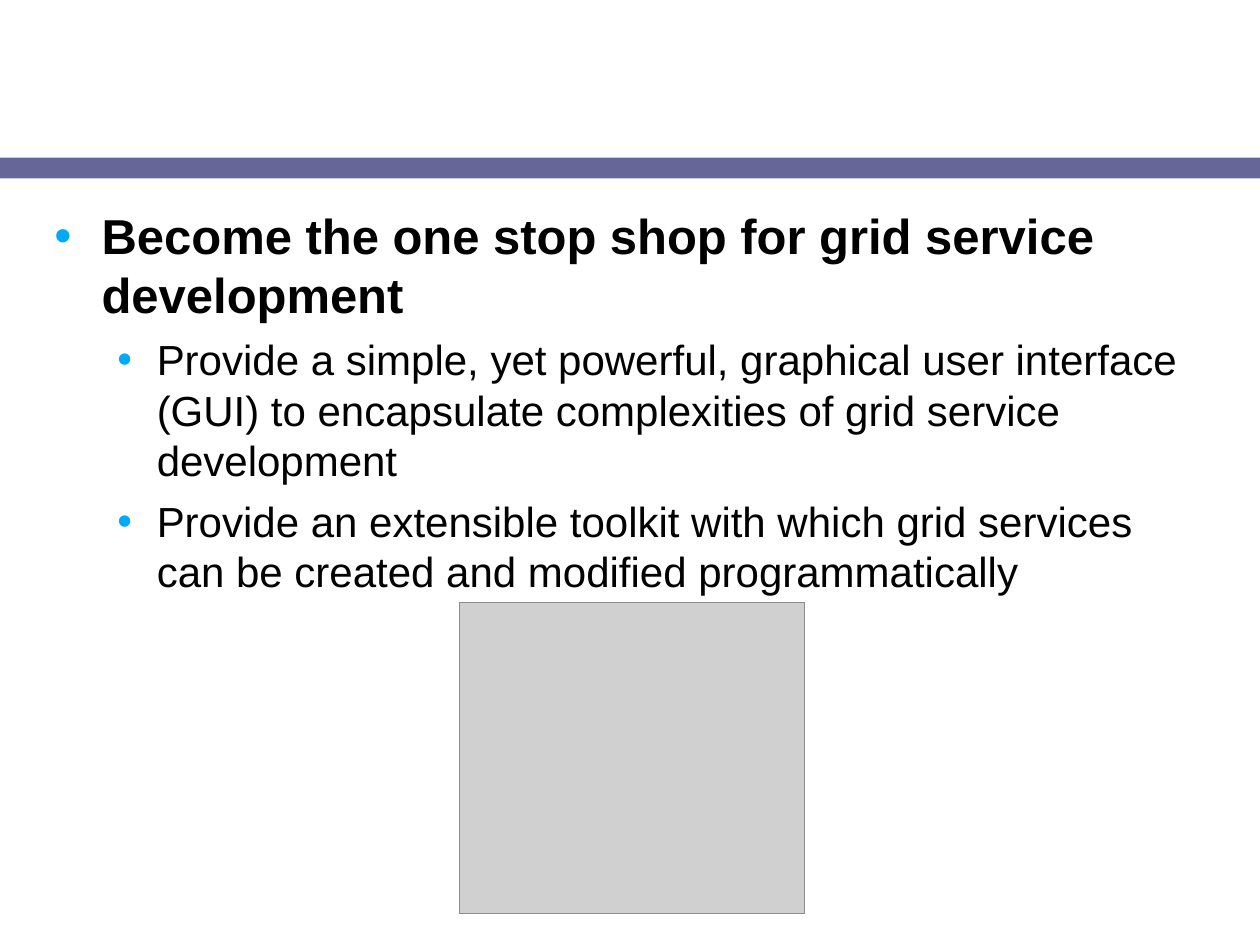
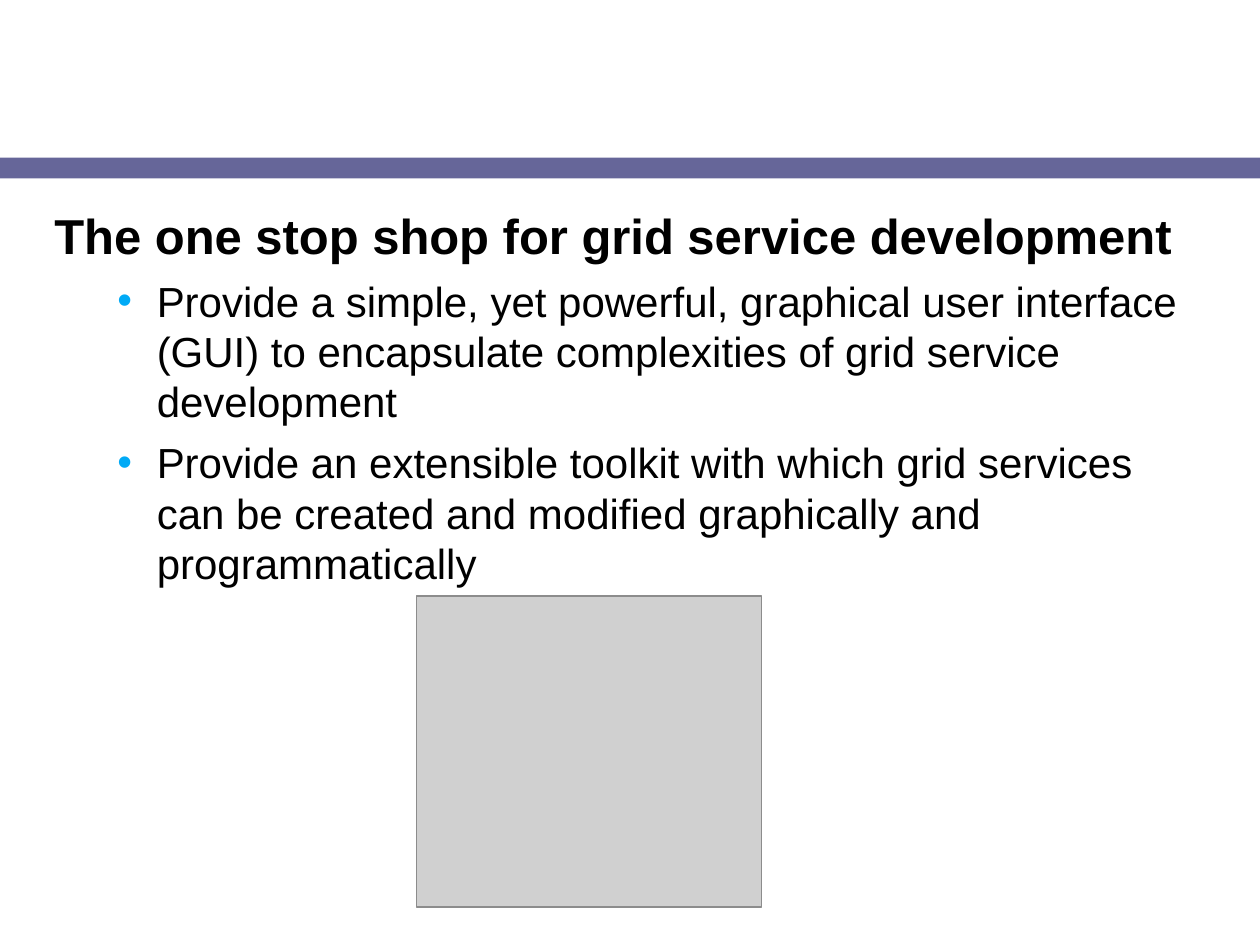
Before and after one commit to NCIP/cagrid-docs, a slide deck: slide 2 of presentations/2008_AnnualMeeting/breakouts/caGrid_Introduce.ppt. Drawn at 1260x945 pixels with LibreOffice and Linux fonts; fonts in the diff are those of the drawing; grey boxes stand for pictures; background and template pictures are left out. Boxes give left, top, right and bottom in pixels: in the first picture for what was removed or moved away, otherwise in the second. Text is boxed around its words. In the diff, an @@ line names an element or a change of style, - is before the commit and + after.

```diff
--- a/presentations/2008_AnnualMeeting/breakouts/caGrid_Introduce.ppt
+++ b/presentations/2008_AnnualMeeting/breakouts/caGrid_Introduce.ppt
@@ text at (x1=54, y1=218, x2=1172, y2=264): text changed @@
-• Become the one stop shop for grid service development
+The one stop shop for grid service development
@@ text at (x1=157, y1=447, x2=1132, y2=588): text changed @@
-  • Provide an extensible toolkit with which grid services can be created and modified programmatically
+  • Provide an extensible toolkit with which grid services can be created and modified graphically and programmatically
@@ picture moved from (x1=459, y1=602, x2=804, y2=914) to (x1=417, y1=596, x2=762, y2=907) @@
```
Also in this commit, not shown: 11 other slides changed, 6 slides added.
